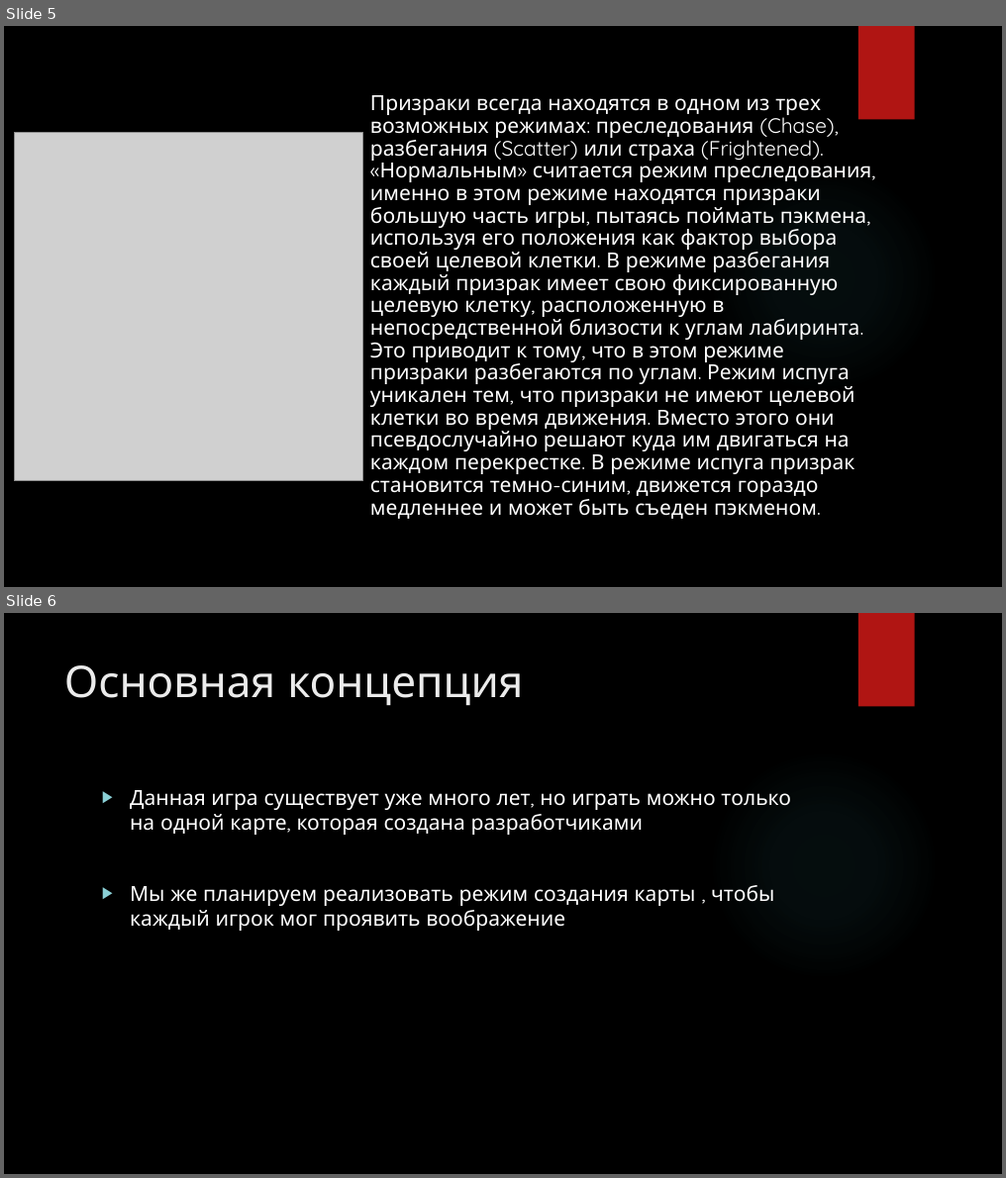
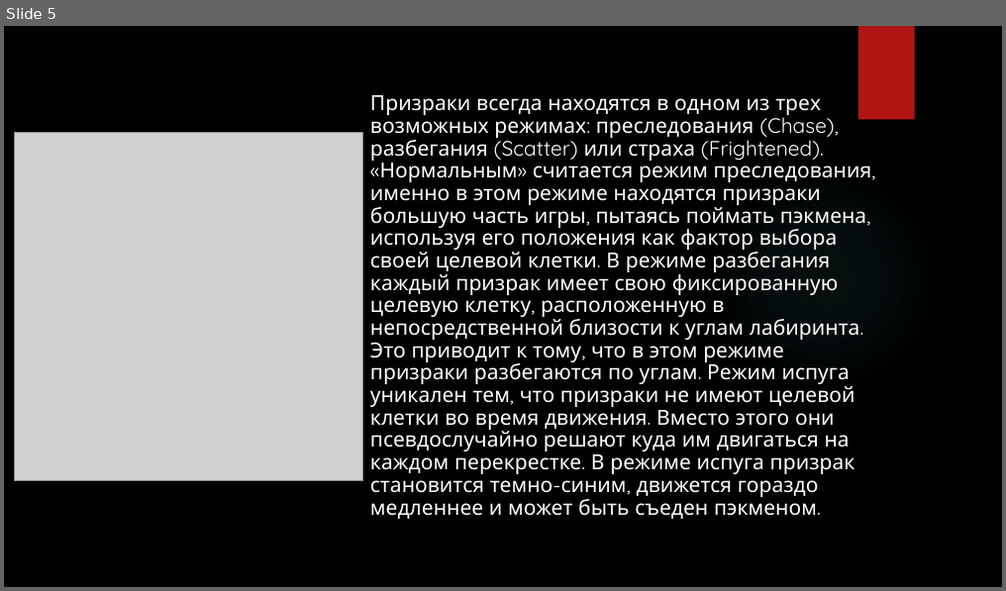
Before and after one commit to Anton-Draganchuk/Pac-Man, a slide deck: Презентация.pptx. Shown one above the other, each under a label of ours: slides 5 and 6 before the commit, slide 5 after it. The pictures are 1006x1178 and 1006x591 pixels, drawn with LibreOffice and Linux fonts; fonts in the diff are those of the drawing; grey boxes stand for pictures; background and template pictures are left out. Boxes give left, top, right and bottom in pixels: in the first picture for what was removed or moved away, otherwise in the second. Text is boxed around its words. In the diff, an @@ line names an element or a change of style, - is before the commit and + after.

```diff
--- a/Презентация.pptx
+++ b/Презентация.pptx
@@ slide 6 removed at (4,613,1002,1174), background picture (left out); not listed: 2 template elements that a slide beside it also shows @@
@@ title removed at (287,673,523,706) @@
-Основная концепция
@@ text removed at (130,790,791,931) @@
-▶ Данная игра существует уже много лет, но играть можно только на одной карте, которая создана разработчиками
-▶ Мы же планируем реализовать режим создания карты , чтобы каждый игрок мог проявить воображение
```
Also in this commit, not shown: 1 slide changed.
